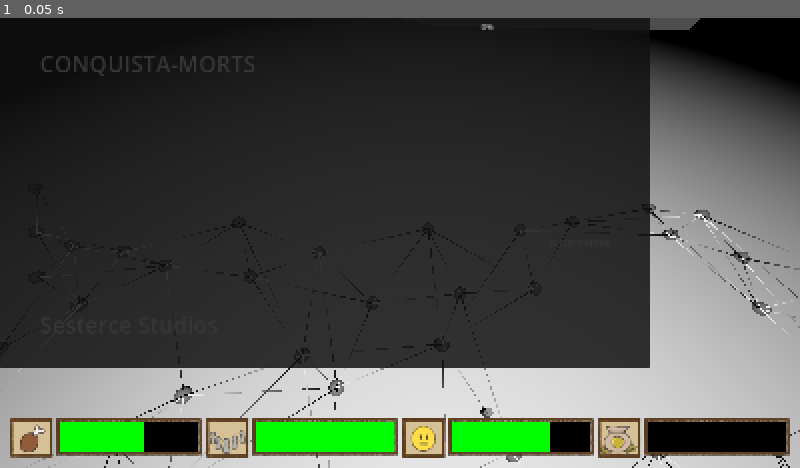
Above: before the commit, frame 1.
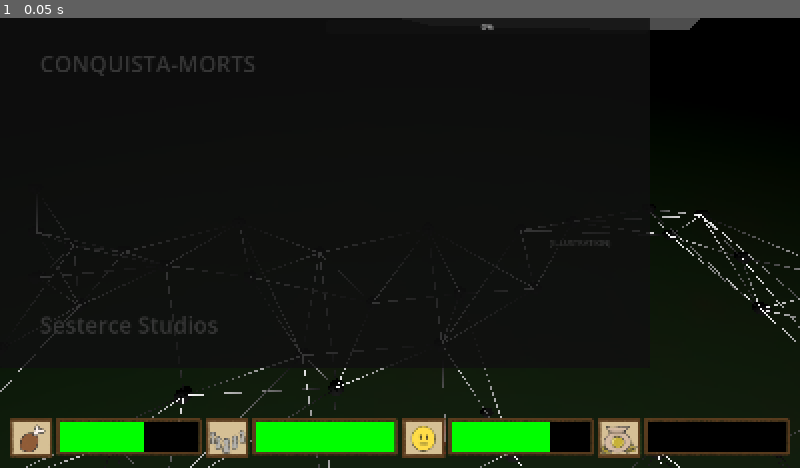
Above: after the commit, the same moment.

Repository: Xamora64/conquista-mort
Game: Godot game, scene res://scenes/main.tscn
Two runs of this game, one before a commit and one after it. Both use one fixed random seed, a clock stepped at 60 frames per second and the inputs below. Sound files missing from this copy of the repository are replaced by a short silence.
Inputs:
- Up to frame 1 (0.05 s): no input

The runs differ from the first frame. In frame 1, 56% of the frame differs, in the area x 0-100%, y 6-100%.

Commit message:
Add material 3D Map; fix issue line; ...

Diff:
--- a/scenes/map.tscn
+++ b/scenes/map.tscn
@@ -5,6 +5,7 @@
 [ext_resource type="Script" uid="uid://bf37hyqhsxwoq" path="res://scripts/map_places_creator.gd" id="4_0cso3"]
 [ext_resource type="PackedScene" uid="uid://cmq2oebxey5us" path="res://assets/meshes/map2.fbx" id="5_2klcf"]
 [ext_resource type="PackedScene" uid="uid://ebrcp5jd37fk" path="res://assets/meshes/map.fbx" id="6_2lpho"]
+[ext_resource type="Material" uid="uid://dhmiwi43v0c3w" path="res://assets/materials/M_Map.tres" id="6_nakos"]
 
 [sub_resource type="StandardMaterial3D" id="StandardMaterial3D_kwsvg"]
 albedo_color = Color(0.49868584, 0.10165491, 0.24182004, 1)
@@ -36,10 +37,10 @@
 area_size = Vector2(3, 3)
 
 [node name="OmniLight3D" type="OmniLight3D" parent="." unique_id=613796064]
-transform = Transform3D(1, 0, 0, 0, 1, 0, 0, 0, 1, 0.52211857, 7.1750956, 1.417057)
-light_energy = 12.055
-omni_range = 14.0
-omni_attenuation = 1.2
+transform = Transform3D(1, 0, 0, 0, 1, 0, 0, 0, 1, 0.52211857, 7.1750956, 15.043626)
+light_energy = 16.0
+omni_range = 25.0
+omni_attenuation = 2.008
 
 [node name="MapEventsCreator" type="Node" parent="." unique_id=1529909047]
 script = ExtResource("4_0cso3")
@@ -47,5 +48,8 @@
 [node name="map2" parent="." unique_id=2102191850 instance=ExtResource("5_2klcf")]
 transform = Transform3D(0.2, 0, 0, 0, 0.2, 0, 0, 0, 0.2, -2.0657072, -1.9762135, -4.275607)
 
+[node name="map" parent="map2" index="0" unique_id=1398547000]
+material_override = ExtResource("6_nakos")
+
 [editable path="map"]
 [editable path="map2"]
--- a/scripts/event_data.gd
+++ b/scripts/event_data.gd
@@ -1,7 +1,7 @@
 class_name EventData
 extends Resource
 
-const RESOURCES: Array = []
+static var event_resources: Array[EventData]
 
 # {tribe_name}, {biome_name}
 @export var text: String
@@ -20,6 +20,21 @@
 @export var calcul_wealth: String
 
 static func generate() -> EventData:
-	var event_data = RESOURCES.pick_random()
+	var event_data = event_resources.pick_random()
 
 	return event_data
+
+static func load_folder(path: String):
+	for file in ResourceLoader.list_directory(path):
+		var new_path = path + file
+		if (file.ends_with("/")):
+			load_folder(new_path)
+		else:
+			event_resources.append(load(new_path).duplicate())
+
+static func calcul_event(event: EventData):
+	#event.calcul_food
+	#event.calcul_troops
+	#event.calcul_trust
+	#event.calcul_wealth
+	pass
--- a/scripts/main.gd
+++ b/scripts/main.gd
@@ -2,7 +2,8 @@
 
 # Called when the node enters the scene tree for the first time.
 func _ready() -> void:
-	pass # Replace with function body.
+	#Load Event Data
+	EventData.load_folder("res://resources/events/")
 
 # Called every frame. 'delta' is the elapsed time since the previous frame.
 func _process(delta: float) -> void:
--- a/scripts/map.gd
+++ b/scripts/map.gd
@@ -1,3 +1,4 @@
+class_name Map
 extends Node3D
 
 @onready var placeCreator = $MapEventsCreator
@@ -5,12 +6,31 @@
 @export var place_start: Place
 @export var place_end: Place
 
+@export var list_places: Array[Place] = []
+
 # Called when the node enters the scene tree for the first time.
 func _ready() -> void:
 	place_start = placeCreator.create_place(Vector3(7.03, 0, 5.66), 0)
 	place_end = placeCreator.create_place(Vector3(-6.41, 0, -3.41), 0)
-	placeCreator.create_places(6.8, 5, -6, -3, 80, 0, 0)
+
+	list_places = placeCreator.create_places(6.8, 5, -6, -3, 80, 0, 0)
+	list_places.append(place_start)
+	list_places.append(place_end)
 
 # Called every frame. 'delta' is the elapsed time since the previous frame.
 func _process(delta: float) -> void:
 	pass
+
+# De Droite à Gauche x: 7.03 => -6.41
+# De Bas à haut z: 5.66 => -3.41
+# Jamais derrière (Bas - Droite)
+static func possible_next_places(place: Place) -> Array[Place]:
+	var next_places: Array[Place] = []
+	var p_pos = place.position
+	for link in place.links:
+		var l_pos = link.position
+		if (l_pos.x < p_pos.x &&
+			l_pos.z < p_pos.z):
+			next_places.append(link)
+	print(next_places)
+	return next_places
--- a/scripts/map_places_creator.gd
+++ b/scripts/map_places_creator.gd
@@ -3,12 +3,11 @@
 const place_scene: PackedScene = preload("res://scenes/place.tscn")
 const path_scene: PackedScene = preload("res://scenes/path_draw.tscn")
 
-@export var list_places: Array[Place] = []
-@export var list_paths: Array[PathDraw] = []
+var list_places: Array[Place] = []
+var list_paths: Array[PathDraw] = []
 
-func create_places(x1, z1, x2, z2, number_places, min_link, max_link):
+func create_places(x1, z1, x2, z2, number_places, min_link, max_link) -> Array[Place]:
 	for i in range(number_places):
-
 		# Position
 		var position: Vector3 = get_position_place(x1, z1, x2, z2, number_places)
 		create_place(position, 1)
@@ -17,6 +16,7 @@
 	# All Links
 	for place in list_places:
 		add_paths_place(place)
+	return list_places
 
 # additional_link to add one link if it's not the start or end
 func create_place(position: Vector3, additional_link: int) -> Place:
@@ -94,7 +94,7 @@
 
 		for near in nearest:
 			links.append(near.place)
-		print(links.size())
+		#print(links.size())
 		place.links = links
 
 
--- a/scripts/path_draw.gd
+++ b/scripts/path_draw.gd
@@ -20,7 +20,11 @@
 	if not is_instance_valid(place_from) or not is_instance_valid(place_to):
 		return
 	var camera = get_viewport().get_camera_3d()
-	line.points = PackedVector2Array([
-		camera.unproject_position(place_from.global_position),
-		camera.unproject_position(place_to.global_position),
-	])
+	var from_global = place_from.global_position
+	var to_global = place_to.global_position
+	line.visible = not camera.is_position_behind(from_global) and not camera.is_position_behind(to_global)
+	if (line.visible):
+		line.points = PackedVector2Array([
+			camera.unproject_position(place_from.global_position),
+			camera.unproject_position(place_to.global_position),
+		])
--- a/scripts/place.gd
+++ b/scripts/place.gd
@@ -30,3 +30,4 @@
 func _on_input_event(camera: Node, event: InputEvent, event_position: Vector3, normal: Vector3, shape_idx: int) -> void:
 	if (event.is_action_pressed("left click")):
 		print("event selectioned: ", position.x, " ", position.y, " ", position.z)
+		Map.possible_next_places(self)
--- a/scripts/player.gd
+++ b/scripts/player.gd
@@ -2,7 +2,8 @@
 
 var center = Vector3.ZERO
 var screen_size
-@export var LIMIT_ZOOM = [3.0, 12.0]
+@export var LIMIT_ZOOM = [1.0, 12.0]
+@export var LIMIT_ZONE = [Vector2(-5, 10), Vector2(-5, 10)]
 
 func _ready() -> void:
 	$Camera3D.position.y = 4.0
@@ -12,8 +13,8 @@
 	camera_player_movement()
 	camera_player_zoom()
 
-	if (Input.is_action_just_pressed("left click")):
-		print (get_mouse_world_position())
+	#if (Input.is_action_just_pressed("left click")):
+		#print (get_mouse_world_position())
 
 func camera_player_movement():
 	# Obtenir la position de la souris par rapport aux mondes
@@ -27,6 +28,8 @@
 		var distance_center_mouse = center - mouse_pos_world
 		$Camera3D.position.x += distance_center_mouse.x
 		$Camera3D.position.z += distance_center_mouse.z
+		$Camera3D.position.x = clamp($Camera3D.position.x, LIMIT_ZONE[0].x , LIMIT_ZONE[0].y)
+		$Camera3D.position.z = clamp($Camera3D.position.z, LIMIT_ZONE[1].x , LIMIT_ZONE[1].y)
 	elif (not dragging):
 		center = Vector3.ZERO
 
